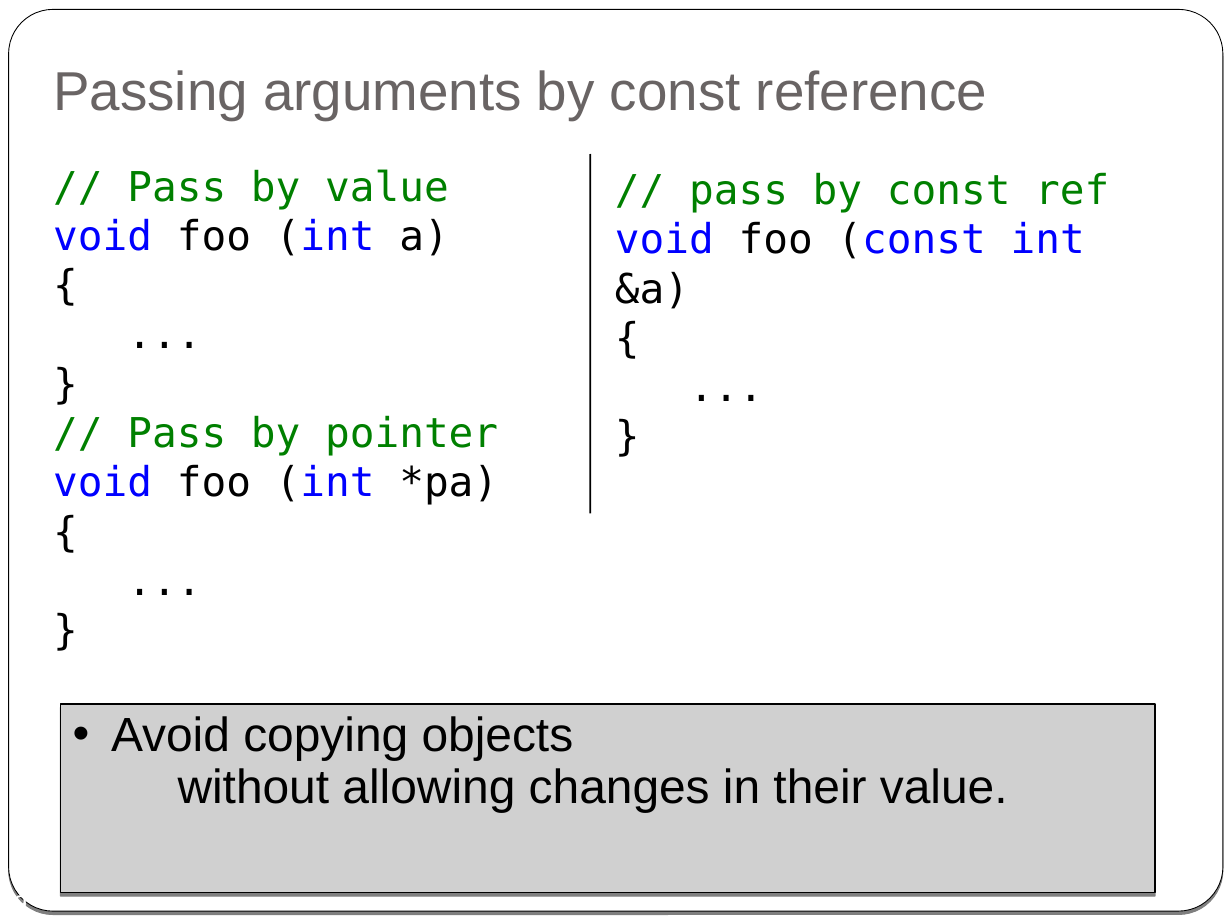
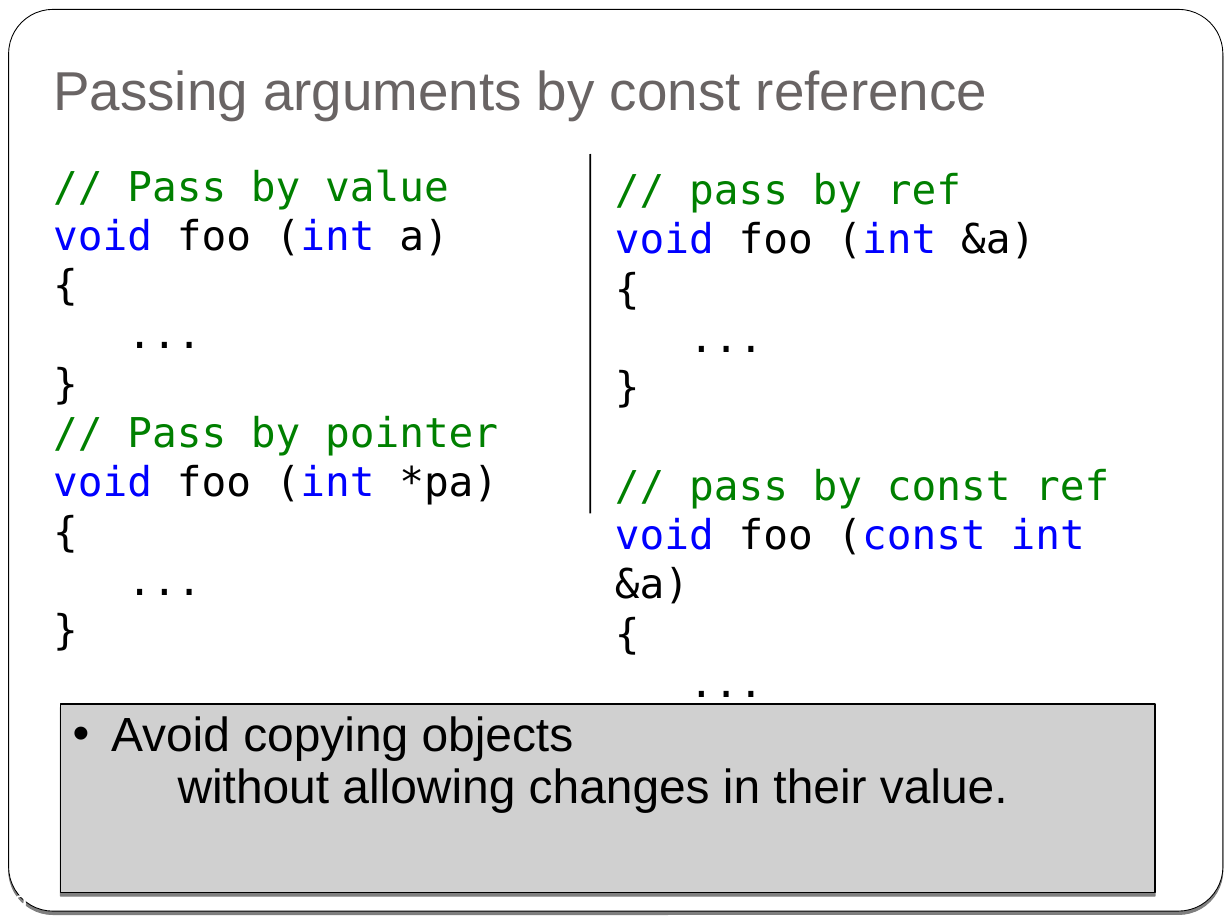
Before and after one commit to cpp-at-ariel/cpp-5779, a slide deck: slide 9 of 03-reference-const/slides-2-reference.odp. Drawn at 1232x924 pixels with LibreOffice and Linux fonts; fonts in the diff are those of the drawing; grey boxes stand for pictures. Boxes give left, top, right and bottom in pixels: in the first picture for what was removed or moved away, otherwise in the second. Text is boxed around its words. In the diff, an @@ line names an element or a change of style, - is before the commit and + after.

```diff
--- a/03-reference-const/slides-2-reference.odp
+++ b/03-reference-const/slides-2-reference.odp
@@ text at [615,172,1035,259]: paragraph added @@
+// pass by ref
+void foo (int &a)
+{
+...
+}
```
Also in this commit, not shown: 1 other slide changed, 6 other files.
